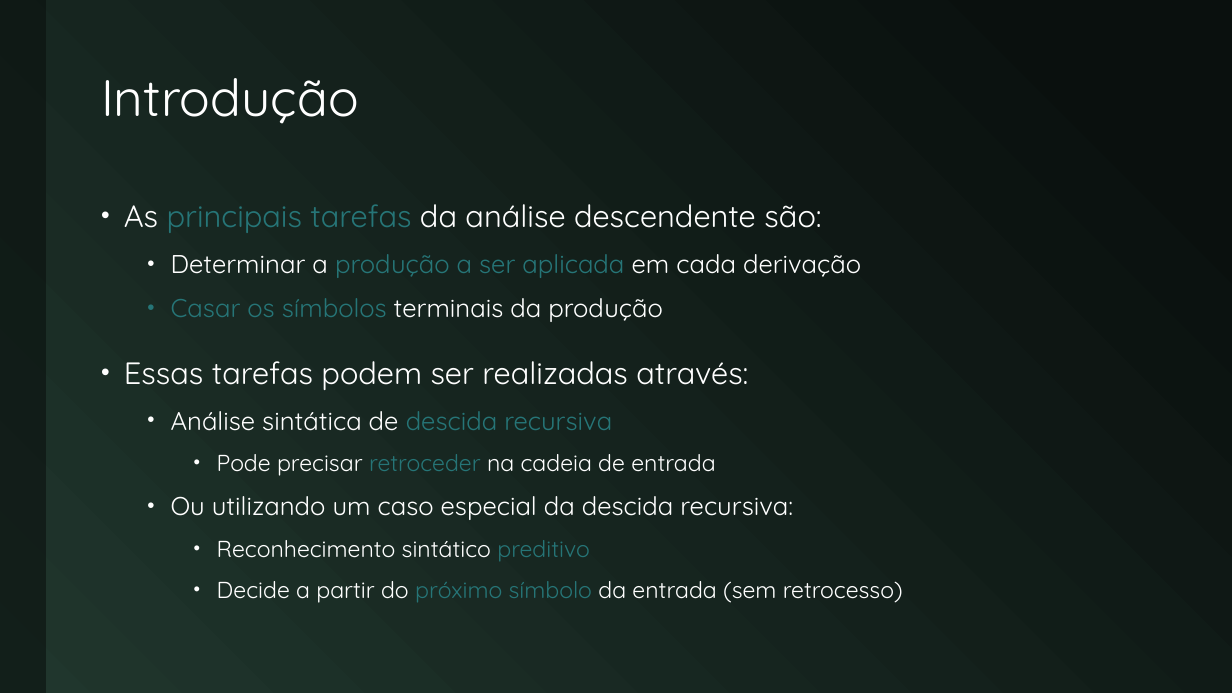
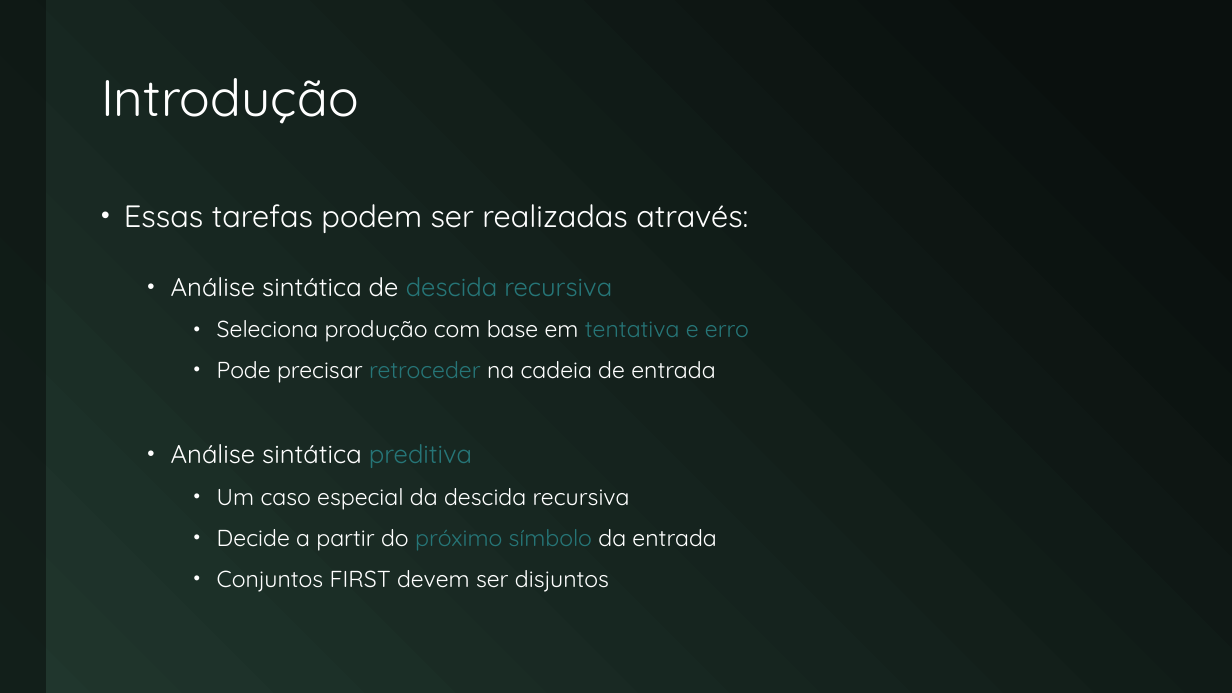
Before and after one commit to JudsonSS/Compiladores, a slide deck: slide 4 of Slides/21. Análise Descendente.pptx (slide 3 before the commit). Drawn at 1232x693 pixels with LibreOffice and Linux fonts; fonts in the diff are those of the drawing. Boxes give left, top, right and bottom in pixels: in the first picture for what was removed or moved away, otherwise in the second. Text is boxed around its words. In the diff, an @@ line names an element or a change of style, - is before the commit and + after.

```diff
--- a/Slides/21. Análise Descendente.pptx
+++ b/Slides/21. Análise Descendente.pptx
@@ text at (124, 204, 861, 322): paragraphs removed @@
-• As principais tarefas da análise descendente são:
-  • Determinar a produção a ser aplicada em cada derivação
-  • Casar os símbolos terminais da produção
@@ text at (124, 204, 748, 233): more space between paragraphs @@
@@ text at (217, 320, 749, 342): paragraph added @@
+    • Seleciona produção com base em tentativa e erro
@@ text at (171, 444, 716, 592): text changed @@
-  • Ou utilizando um caso especial da descida recursiva:
-    • Reconhecimento sintático preditivo
-    • Decide a partir do próximo símbolo da entrada (sem retrocesso)
+  • Análise sintática preditiva
+    • Um caso especial da descida recursiva
+    • Decide a partir do próximo símbolo da entrada
+    • Conjuntos FIRST devem ser disjuntos
```
Also in this commit, not shown: 9 other slides changed, 3 slides added, 1 other file.
